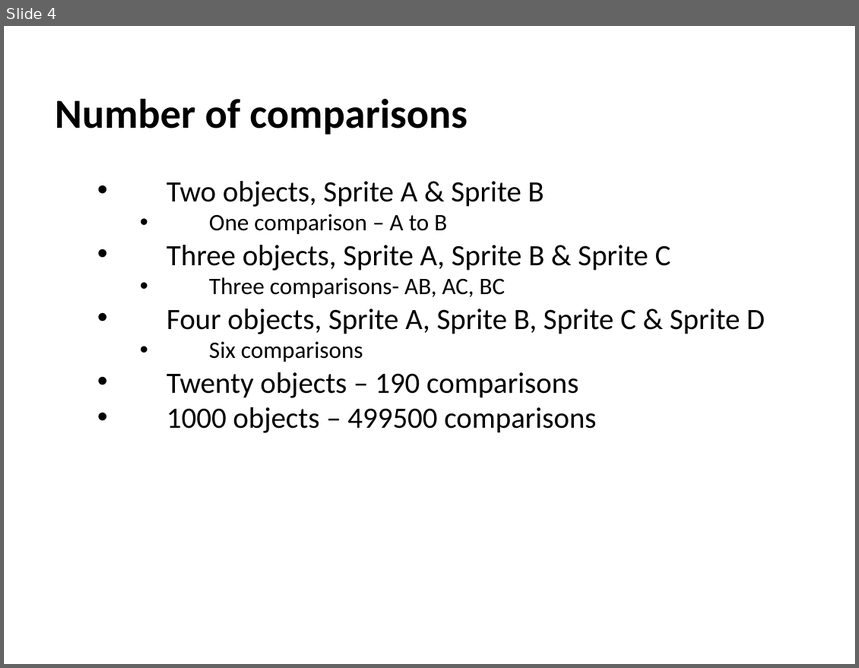
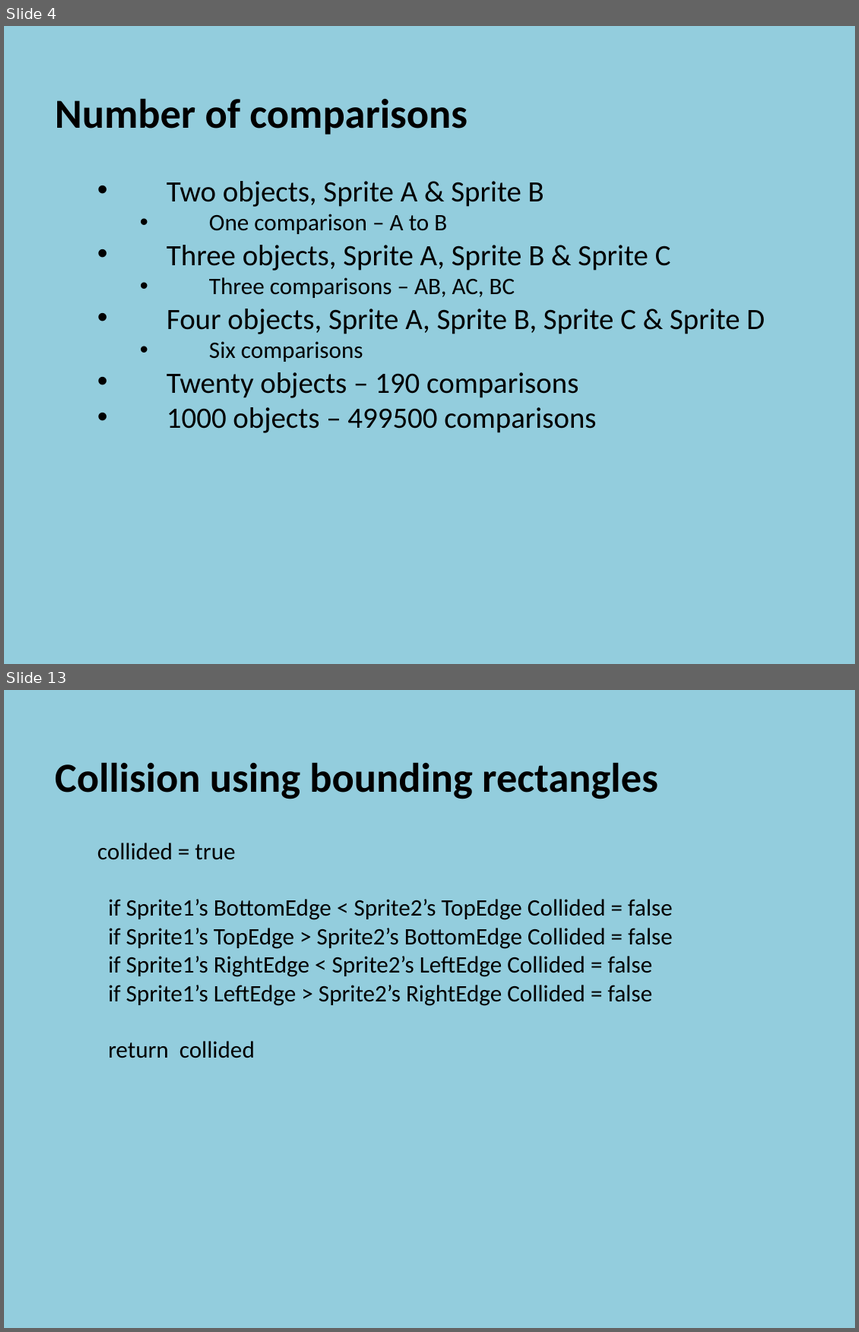
Before and after one commit to szetko/course-materials, a slide deck: Programming 4/08.2 NPC Collision/08.2 NPC Collision.pptx. Shown one above the other, each under a label of ours: slide 4 before the commit, slides 4 and 13 after it; the slides between them are not shown. The pictures are 859x668 and 859x1332 pixels, drawn with LibreOffice and Linux fonts; fonts in the diff are those of the drawing. Boxes give left, top, right and bottom in pixels: in the first picture for what was removed or moved away, otherwise in the second. Text is boxed around its words. In the diff, an @@ line names an element or a change of style, - is before the commit and + after.

Commit message:
Add
08.2 NPC Collision

```diff
--- a/Programming 4/08.2 NPC Collision/08.2 NPC Collision.pptx
+++ b/Programming 4/08.2 NPC Collision/08.2 NPC Collision.pptx
@@ slide 13 added at [4,690,855,1328], background #93CDDD @@
@@ text added at [55,762,673,1059], 20 pt, text #000000 @@
+  Collision using bounding rectangles
+    collided = true
+    if Sprite1’s BottomEdge < Sprite2’s TopEdge Collided = false
+    if Sprite1’s TopEdge > Sprite2’s BottomEdge Collided = false
+    if Sprite1’s RightEdge < Sprite2’s LeftEdge Collided = false
+    if Sprite1’s LeftEdge > Sprite2’s RightEdge Collided = false
+    return collided
@@ slide 4 changed as well @@
@@ background #FFFFFF to #93CDDD @@
@@ text at [209,278,515,298]: text changed @@
-      • Three comparisons- AB, AC, BC
+      • Three comparisons – AB, AC, BC
```
Also in this commit, not shown: 4 other slides changed, 12 other slides added, 27 other files.
